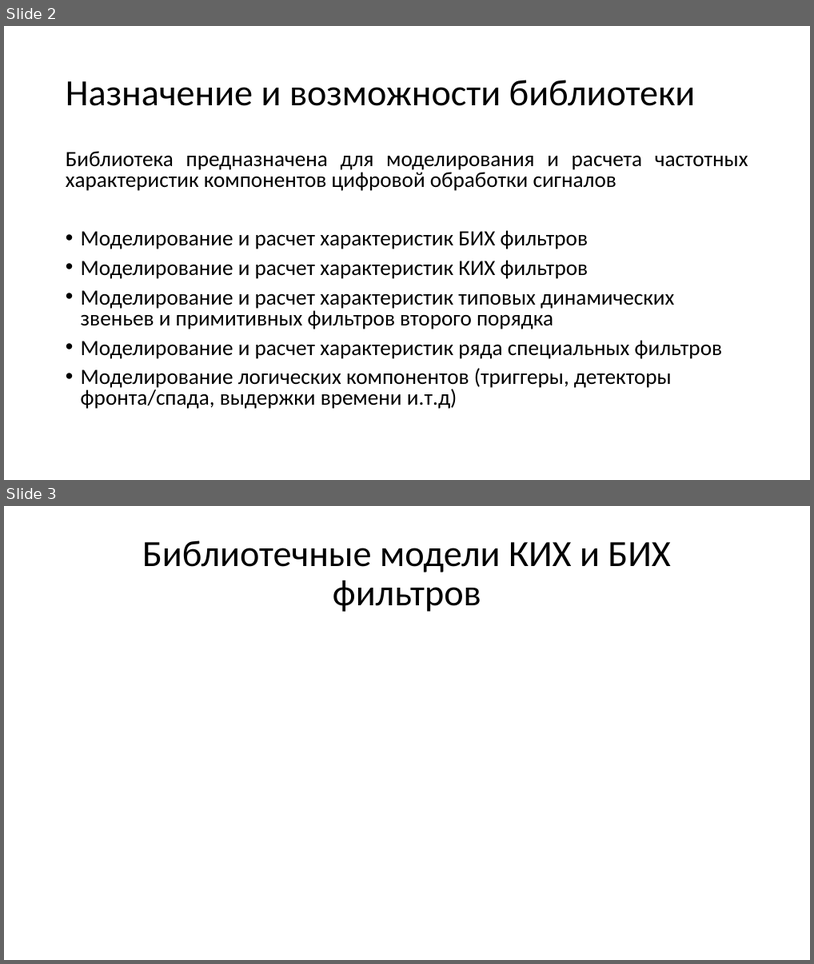
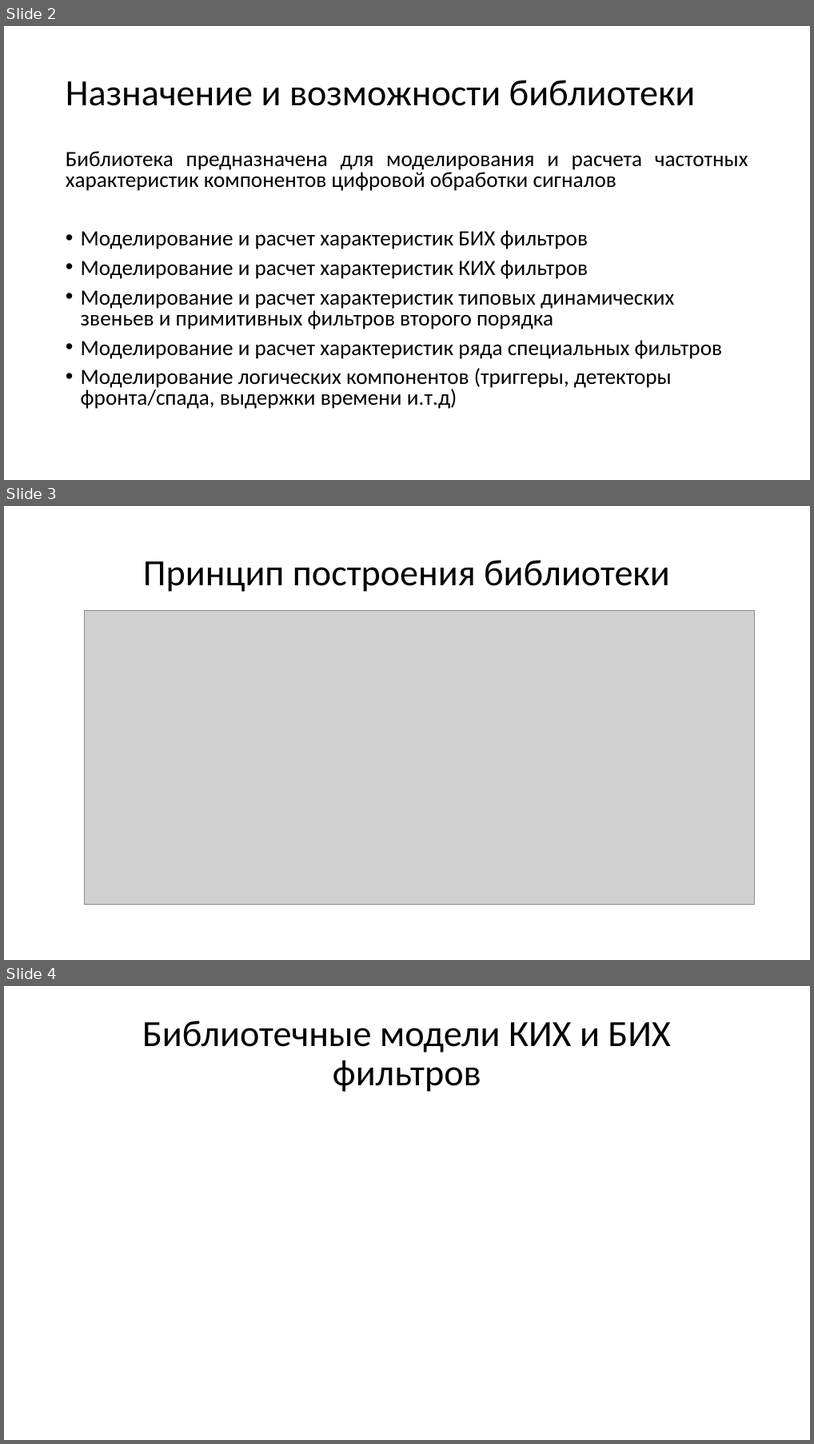
Before and after one commit to Alexey-cpu/DSP, a slide deck: doc/DSP_TemplateToolBox.pptx. Shown one above the other, each under a label of ours: slides 2 and 3 before the commit, slides 2, 3 and 4 after it. The pictures are 814x964 and 814x1444 pixels, drawn with LibreOffice and Linux fonts; fonts in the diff are those of the drawing; grey boxes stand for pictures. Boxes give left, top, right and bottom in pixels: in the first picture for what was removed or moved away, otherwise in the second. Text is boxed around its words. In the diff, an @@ line names an element or a change of style, - is before the commit and + after.

```diff
--- a/doc/DSP_TemplateToolBox.pptx
+++ b/doc/DSP_TemplateToolBox.pptx
@@ slide 3 added at [4,506,810,960], background #FFFFFF @@
@@ title added at [143,560,670,592], 44 pt, text #000000 @@
+Принцип построения библиотеки
@@ picture added at [84,610,754,904] @@
@@ what was slide 3 is now slide 4 @@
```
Also in this commit, not shown: 1 slide changed, 14 other files.
